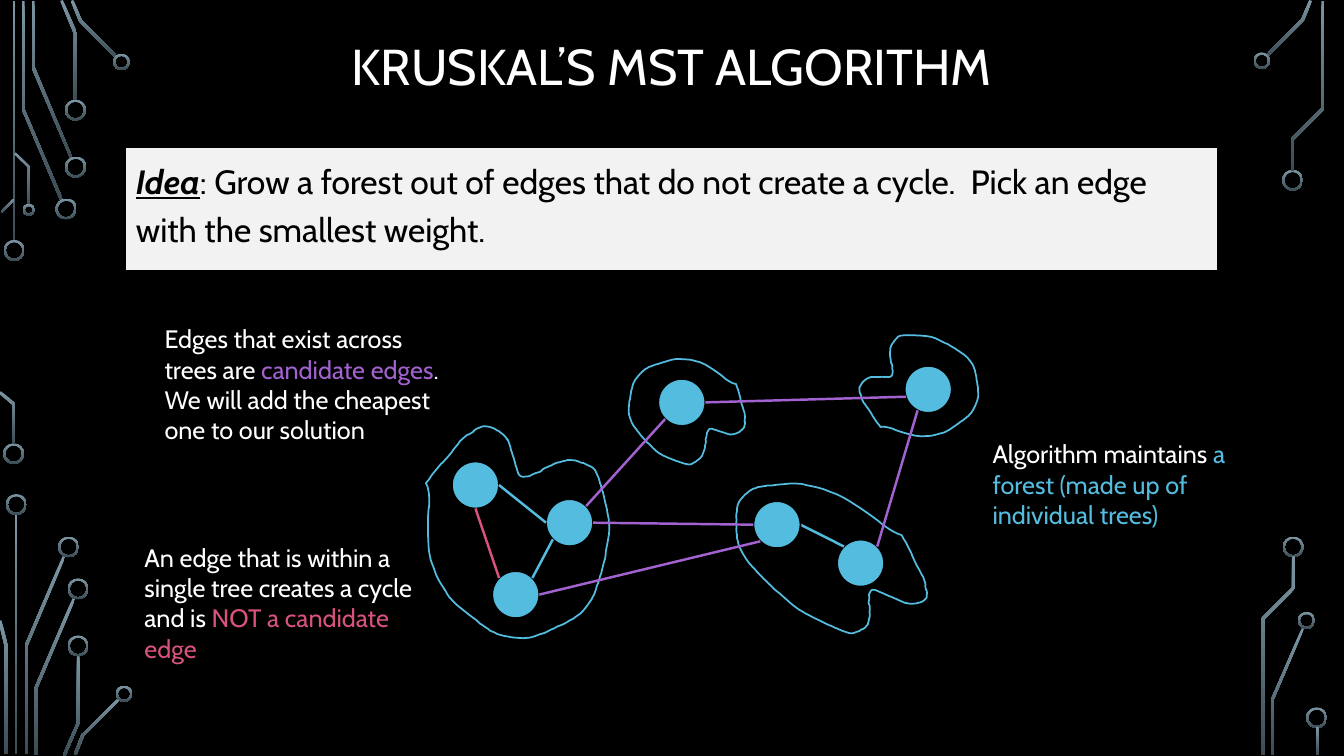
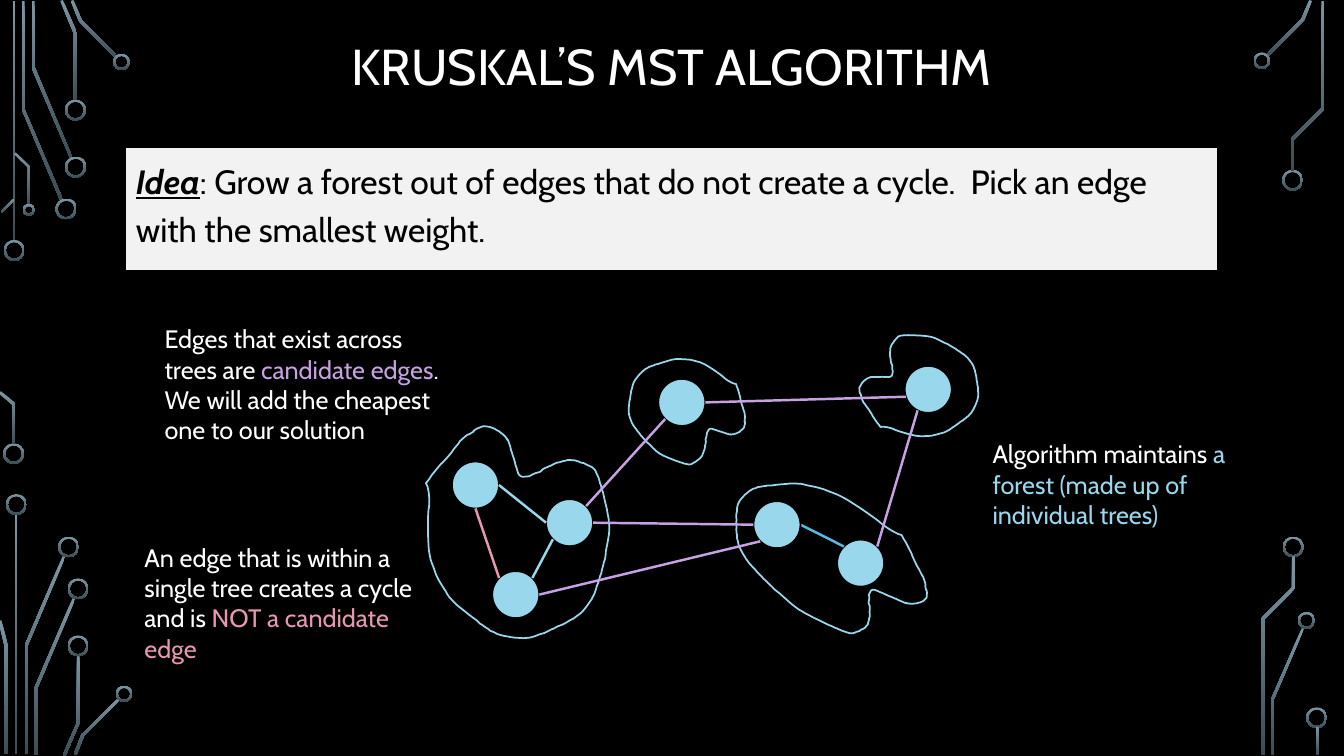
Before and after one commit to markfloryan/dsa2, a slide deck: slide 7 of slides/03-3-Kruskals.pptx. Drawn at 1344x756 pixels with LibreOffice and Linux fonts; fonts in the diff are those of the drawing; background and template pictures are left out. Boxes give left, top, right and bottom in pixels: in the first picture for what was removed or moved away, otherwise in the second. Text is boxed around its words. In the diff, an @@ line names an element or a change of style, - is before the commit and + after.

```diff
--- a/slides/03-3-Kruskals.pptx
+++ b/slides/03-3-Kruskals.pptx
@@ text "Edges that exist across trees ..." at (165, 329, 439, 440): text colour #A262D0 to #C7A1E3 in "candidate edges." @@
@@ outline #54BCDF 1.25 pt to #98D7EC 1.25 pt in 4 elements at (850, 321, 991, 451), (426, 426, 610, 638), (708, 448, 948, 666), (609, 336, 762, 485) @@
@@ fill #54BCDF to #98D7EC in 7 elements at (452, 462, 499, 509), (658, 379, 706, 426), (837, 539, 884, 587), (492, 572, 539, 619), (546, 499, 594, 546), (753, 501, 801, 548), (899, 360, 959, 420) @@
@@ line (665, 419) - (587, 506): stroke #A262D0 1.75 pt to #C7A1E3 1.75 pt @@
@@ line (906, 397) - (706, 402): stroke #A262D0 1.75 pt to #C7A1E3 1.75 pt @@
@@ line (918, 410) - (877, 546): stroke #A262D0 1.75 pt to #C7A1E3 1.75 pt @@
@@ text "Algorithm maintains a forest (made ..." at (993, 444, 1225, 528): text colour #54BCDF to #98D7EC in "a forest (made up of individual trees)" @@
@@ line (476, 508) - (499, 578): stroke #D7537B 1.75 pt to #E798B0 1.75 pt @@
@@ line (546, 523) - (499, 485): stroke #54BCDF 1.75 pt to #98D7EC 1.75 pt @@
@@ text "An edge that is within ..." at (144, 548, 412, 664): text colour #D7537B to #E798B0 in "NOT a candidate edge" @@
@@ line (554, 539) - (532, 578): stroke #54BCDF 1.75 pt to #98D7EC 1.75 pt @@
@@ line (753, 525) - (593, 523): stroke #A262D0 1.75 pt to #C7A1E3 1.75 pt @@
@@ line (760, 541) - (539, 595): stroke #A262D0 1.75 pt to #C7A1E3 1.75 pt @@
```
Also in this commit, not shown: 2 other slides changed, 5 other files.
